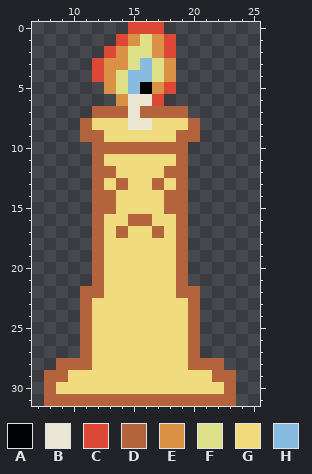
Pixel-art sprite, stored at new player(candel).png.png. Above: the version before the commit.
The file is 32x32 pixels. Shown: x 7..25, y 0..31.
Palette (. is transparent): A #000203  B #ebe7d5  C #dc4835  D #b3643d  E #da9145  F #dde087  G #efda7d  H #87bbe0
Pixels before, first column x 8:
 0 .......CCC......
 1 ......CEFEC.....
 2 .....CEFFEC.....
 3 ....CEEFHFE.....
 4 ....CEFHHFE.....
 5 .....EFHAEC.....
 6 ......EBBC......
 7 ....DDDBDDDD....
 8 ...DGGGBBGGGD...
 9 ...DDGGGGGGDD...
10 ....DDDDDDDD....
11 ....DGGGGGGD....
12 ....DDGGGGDD....
13 ....DGDGGDGD....
14 ....DDGGGGDD....
15 ....DDGGGGDD....
16 ....DGGDDGGD....
17 ....DGDGGDGD....
18 ....DGGGGGGD....
19 ....DGGGGGGD....
20 ....DGGGGGGD....
21 ....DGGGGGGD....
22 ...DDGGGGGGDD...
23 ...DGGGGGGGGD...
24 ...DGGGGGGGGD...
25 ...DGGGGGGGGD...
26 ...DGGGGGGGGD...
27 ...DGGGGGGGGD...
28 .DDDGGGGGGGGDDD.
29 DDGGGGGGGGGGGGDD
30 DGGGGGGGGGGGGGGD
31 DDDDDDDDDDDDDDDD
After the commit:
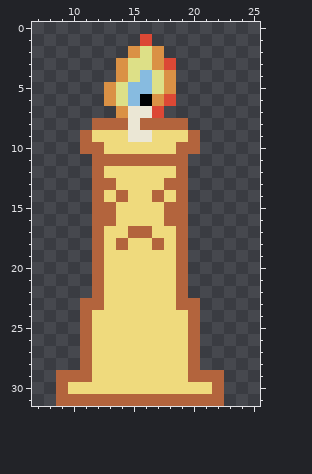
The exact change:
y 0: x 15..17 CCC -> ...
y 1: x 14..18 CEFEC -> ..C..
y 2: x 13..15 CEF -> ..E; x 18 C -> .
y 3: x 12..13 CE -> ..; x 16..18 HFE -> FEC
y 4: x 12..15 CEFH -> ..EF
y 5: x 16..18 AEC -> HFE
y 6: x 13..18 .EBBC. -> EFHAEC
y 7: x 12..14 DDD -> ..E; x 16..19 DDDD -> BC..
y 8: x 11..14 DGGG -> .DDD; x 16..20 BGGGD -> DDDD.
y 9: x 12 D -> G; x 15..16 GG -> BB; x 19 D -> G
y 10: x 11 . -> D; x 13..18 DDDDDD -> GGGGGG; x 20 . -> D
y 11: x 13..18 GGGGGG -> DDDDDD
y 12: x 13 D -> G; x 18 D -> G
y 13: x 13..14 GD -> DG; x 17..18 DG -> GD
y 14: x 13..14 DG -> GD; x 17..18 GD -> DG
y 16: x 13 G -> D; x 15..16 DD -> GG; x 18 G -> D
y 17: x 14..17 DGGD -> GDDG
y 18: x 14 G -> D; x 17 G -> D
y 22: x 11 D -> .; x 20 D -> .
y 23: x 12 G -> D; x 19 G -> D
y 28: x 9..10 DD -> ..; x 21..22 DD -> ..
y 29: x 8 D -> .; x 10..11 GG -> DD; x 20..21 GG -> DD; x 23 D -> .
y 30: x 8..9 DG -> .D; x 22..23 GD -> D.
y 31: x 8 D -> .; x 23 D -> .
Where, in picture pixels (left, top, right, bottom), the same in both pictures:
changed: (80, 22, 200, 310)
changed: (44, 358, 92, 406)
changed: (188, 358, 236, 406)
